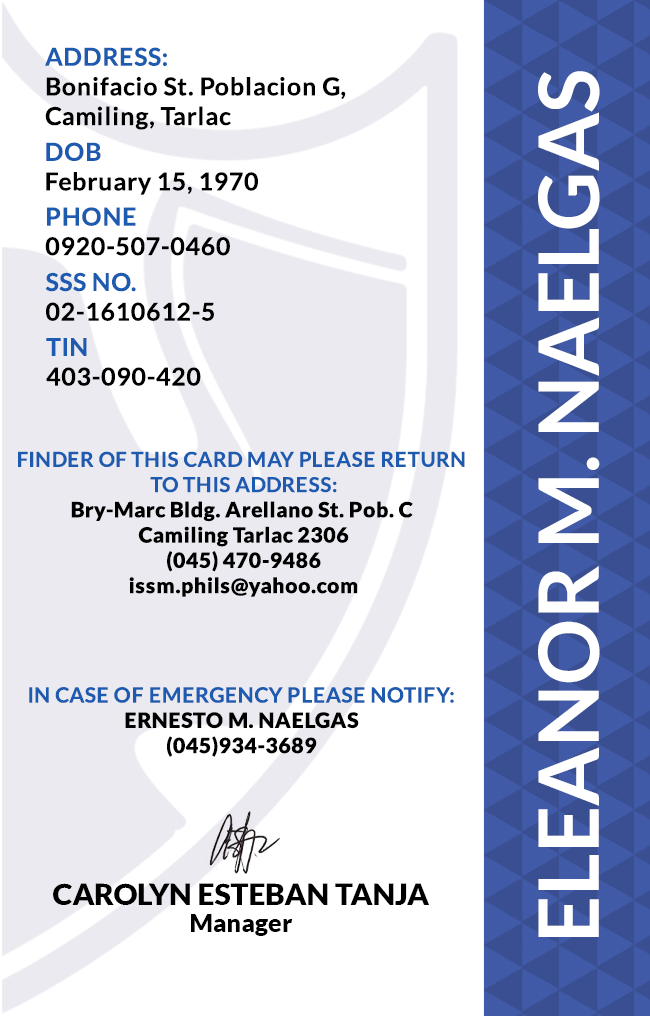
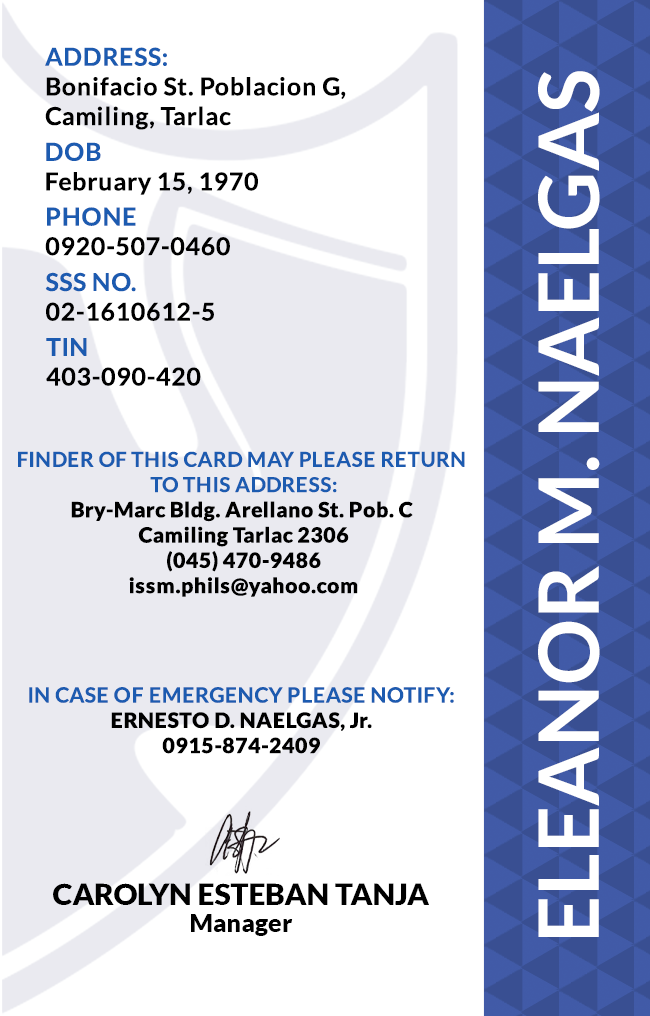
Revision of a layered 650 × 1016 image; what changed, layer by layer:
renamed "IN CASE OF EMERGENCY PLEASE NOTIFY: ERNESTO M. NAELGAS (045)934" to "IN CASE OF EMERGENCY PLEASE NOTIFY: ERNESTO D. NAELGAS, Jr. 091", painted on it over [111, 712, 372, 757]
